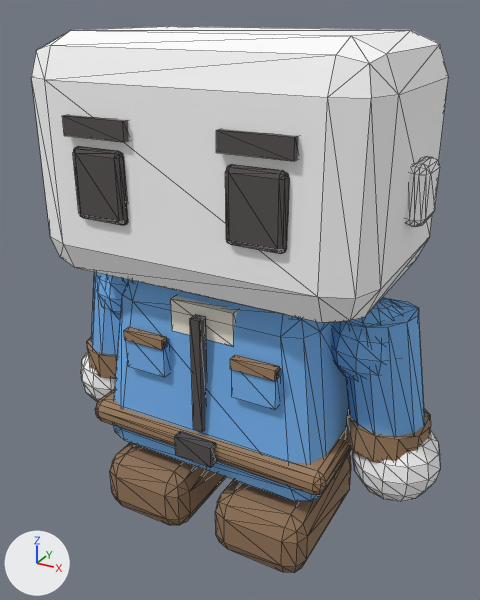
One commit to the glTF model public/assets/models/characters/body-jacket-blue.glb: the scene before it, then after it.
One viewpoint serves both versions: a camera (50 mm lens) standing at (0.4, -0.732, 0.686) and looking at (0.002, -0.008, 0.324). Arrows for +X, +Y and +Z are at lower left; the lights stay in place. The picture after the commit comes second. Mesh edges are drawn as thin lines. Vertices at exactly the same position are counted once.

Objects in the first picture: 'body-mesh', 'head-mesh'.
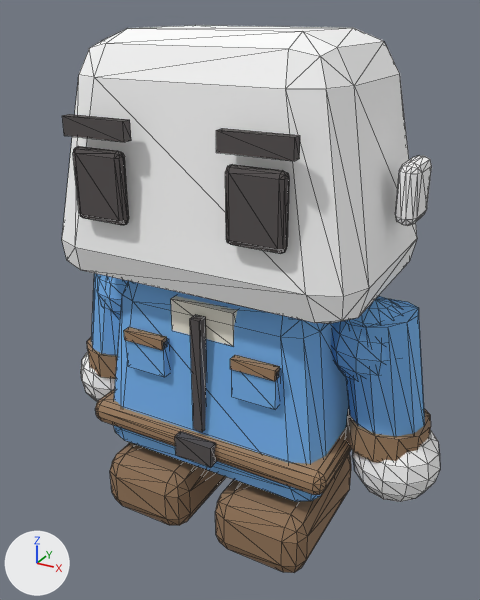
Where the change shows, as pixel boxes [x1, y1, x2, y2] in the pictures (480 x 600 px; the box of a moved part takes in the faces that stretch with it):
```json
{"object": "head-mesh", "change": "reshaped", "before": [31, 26, 449, 502], "after": [62, 25, 440, 502], "on screen": "10% narrower"}
{"part": 1, "of": "me_head_mesh", "change": "moved or reshaped", "before": [406, 156, 440, 227], "after": [395, 155, 432, 226]}
{"part": 2, "of": "me_head_mesh", "change": "moved or reshaped", "before": [31, 26, 449, 323], "after": [62, 25, 417, 324]}
```

Scene script edits in JSON lines:
```json
{"block": "me_head_mesh", "where": "# used by ob_head_mesh; location = (0.0, 0.0, 0.0)"}
{"op": "remove", "block": "me_head_mesh", "code": "me_head_mesh.from_pydata(...)  # 444 vertices, 852 faces; spans x -0.29..0.29, y -0.159..0.15, z 0.087..0.662"}
{"op": "add", "block": "me_head_mesh", "code": "me_head_mesh.from_pydata(...)  # 444 vertices, 852 faces; spans x -0.29..0.29, y -0.159..0.146, z 0.087..0.665"}
{"block": "me_head_mesh", "change": "me_head_mesh part 1: the loose piece of 56 vertices spanning x 0.214..0.24, y -0.03..0.03, z 0.465..0.535 is moved by (-0.009, 0.0, 0.0)"}
{"block": "me_head_mesh", "change": "me_head_mesh part 2: 56 of 444 vertices moved; they spanned x -0.22..0.22, y -0.15..0.15, z 0.368..0.662 and now span x -0.206..0.206, y -0.146..0.146, z 0.365..0.665; mean shift (0.0, 0.0, 0.0); largest move (-0.17, -0.1, 0.662) -> (-0.109, -0.073, 0.665)"}
{"block": "me_head_mesh", "change": "other edits to the shape of me_head_mesh do not show in these pictures"}
```
